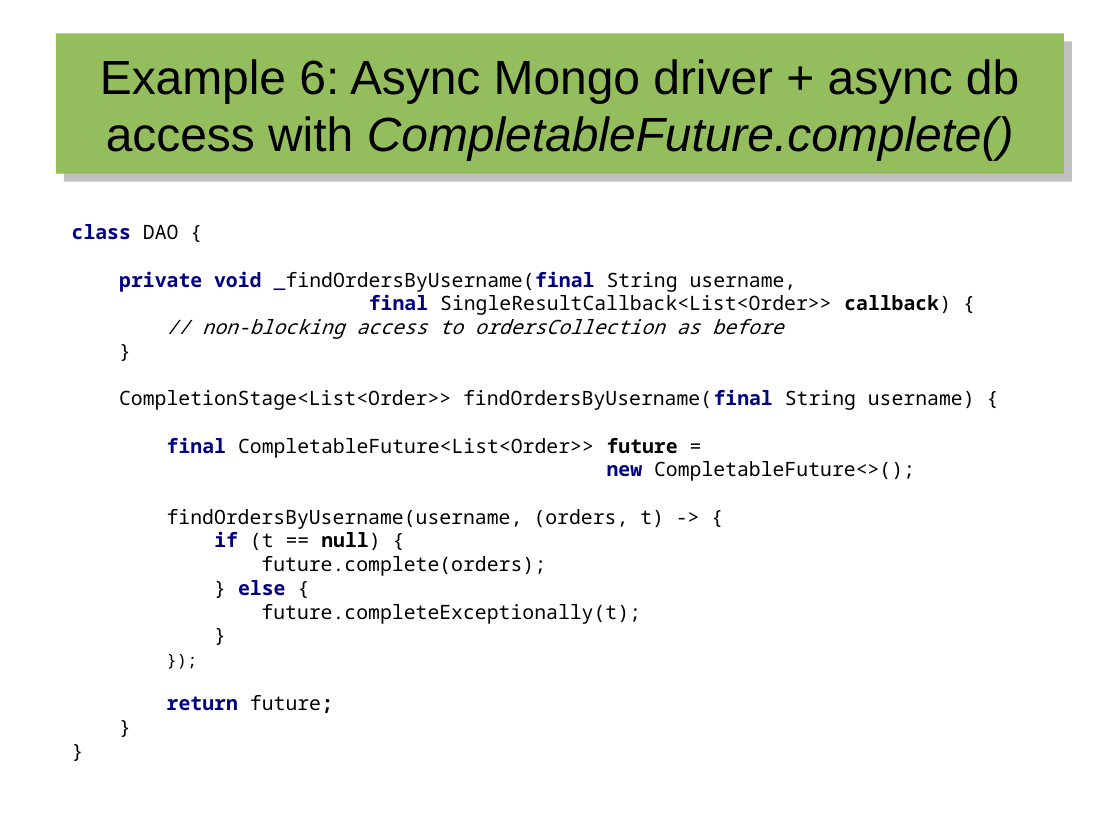
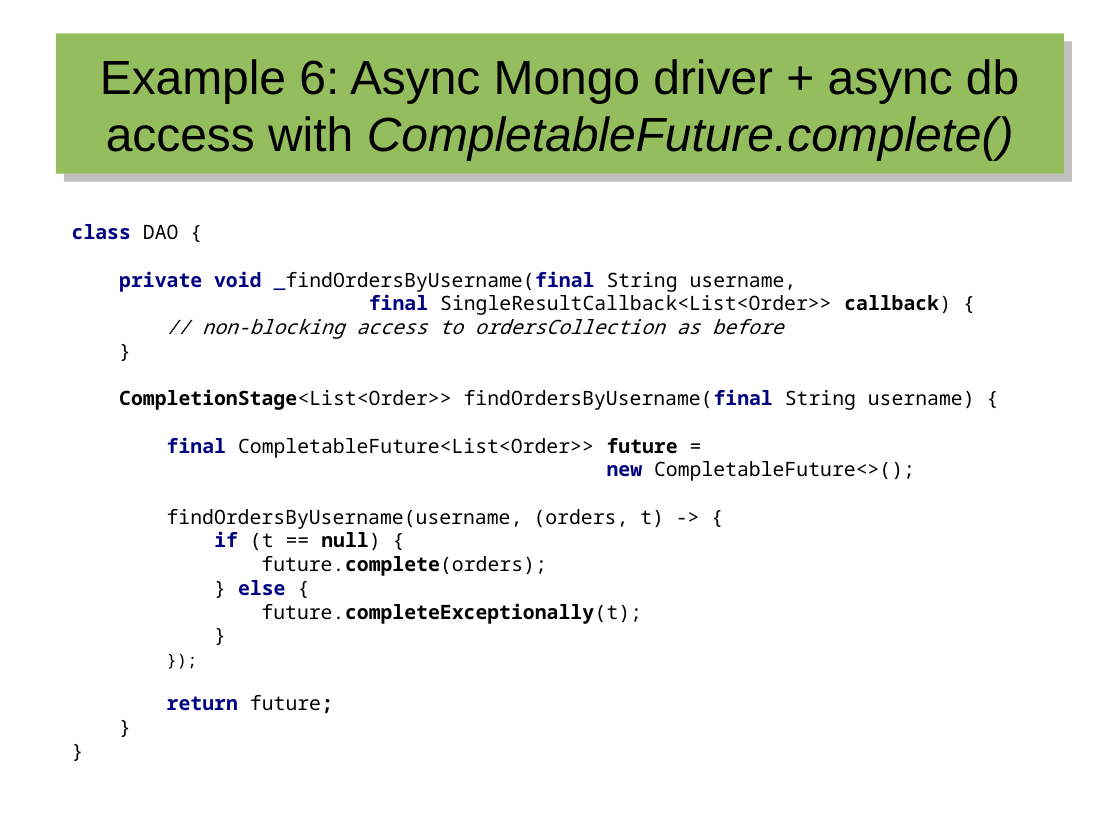
Before and after one commit to hermannhueck/reactive-mongo-access, a slide deck: slide 34 of Slides/2016-08_Reactive Mongo Access from Java 8.odp. Drawn at 1120x840 pixels with LibreOffice and Linux fonts; fonts in the diff are those of the drawing. Boxes give left, top, right and bottom in pixels: in the first picture for what was removed or moved away, otherwise in the second. Text is boxed around its words. In the diff, an @@ line names an element or a change of style, - is before the commit and + after.

```diff
--- a/Slides/2016-08_Reactive Mongo Access from Java 8.odp
+++ b/Slides/2016-08_Reactive Mongo Access from Java 8.odp
@@ text "class DAO { private void ..." at box(72, 224, 975, 713): bold on in "CompletionStage<List<Order>>", "future.complete(orders); future.completeExceptionally(t);" @@
```
Also in this commit, not shown: 10 other slides changed, 15 other files.
